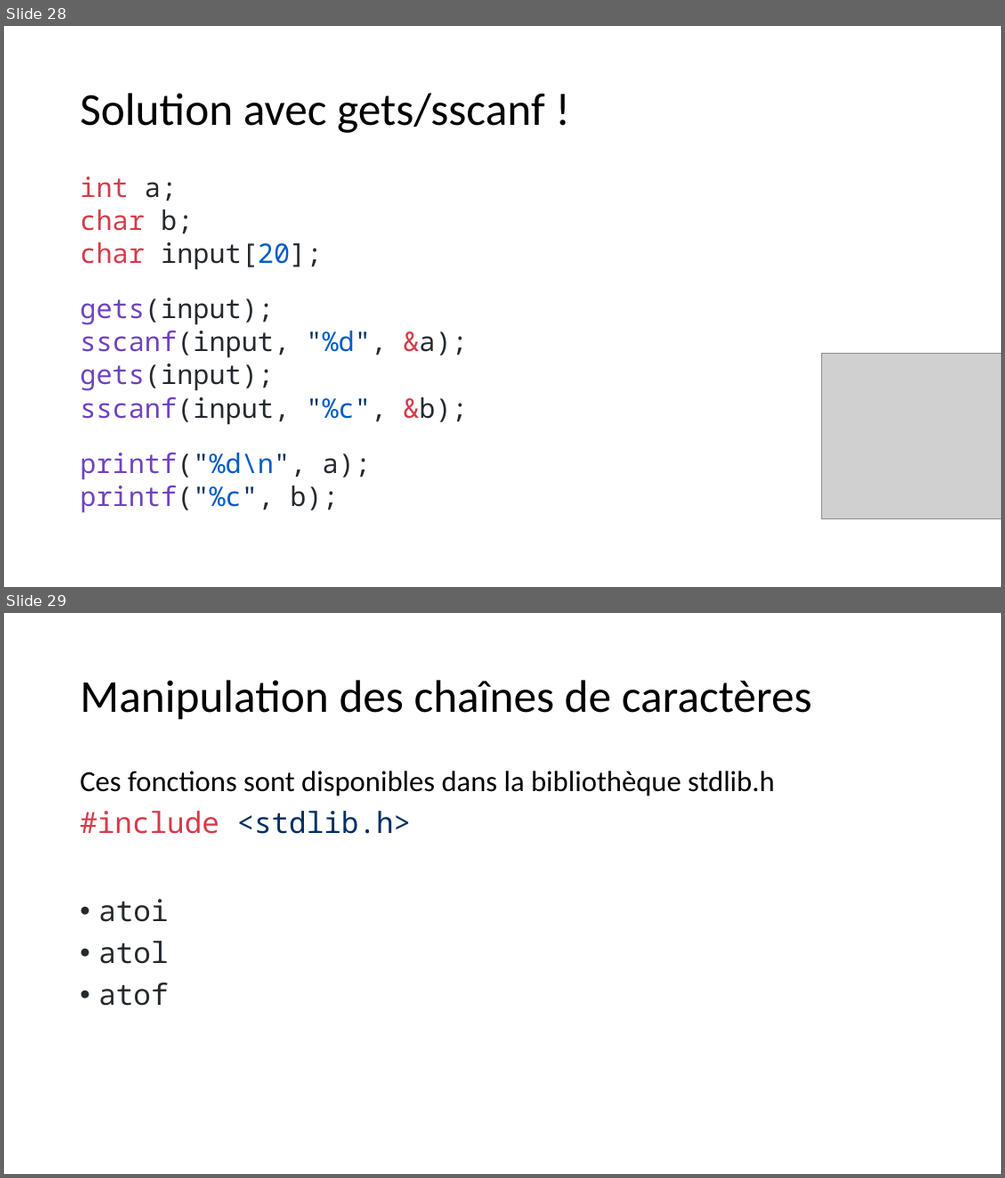
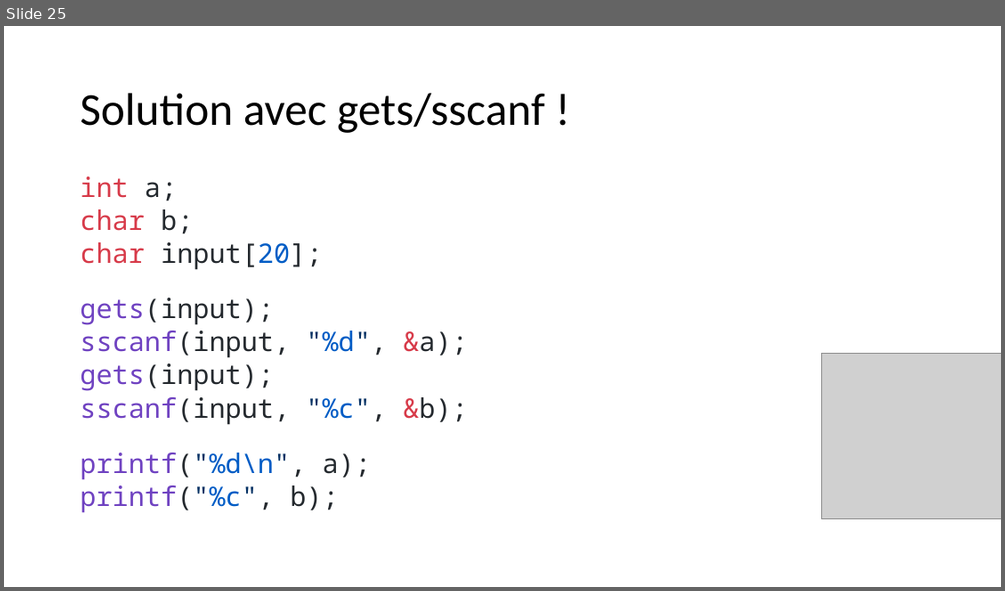
Before and after one commit to Firestorm49/bts-1, a slide deck: 02_C/03_Tableaux/tableaux.pptx. Shown one above the other, each under a label of ours: slides 28 and 29 before the commit, slide 25 after it. The pictures are 1005x1178 and 1005x591 pixels, drawn with LibreOffice and Linux fonts; fonts in the diff are those of the drawing; grey boxes stand for pictures. Boxes give left, top, right and bottom in pixels: in the first picture for what was removed or moved away, otherwise in the second. Text is boxed around its words. In the diff, an @@ line names an element or a change of style, - is before the commit and + after.

```diff
--- a/02_C/03_Tableaux/tableaux.pptx
+++ b/02_C/03_Tableaux/tableaux.pptx
@@ slide 29 removed at [4,613,1001,1174], background #FFFFFF @@
@@ title removed at [80,680,812,720] @@
-Manipulation des chaînes de caractères
@@ text removed at [80,771,775,834] @@
-Ces fonctions sont disponibles dans la bibliothèque stdlib.h
-#include <stdlib.h>
@@ text removed at [98,899,168,1005] @@
-• atoi
-• atol
-• atof
@@ what was slide 28 is now slide 25 @@
```
Also in this commit, not shown: 11 slides changed, 4 other slides removed, 28 other files.
